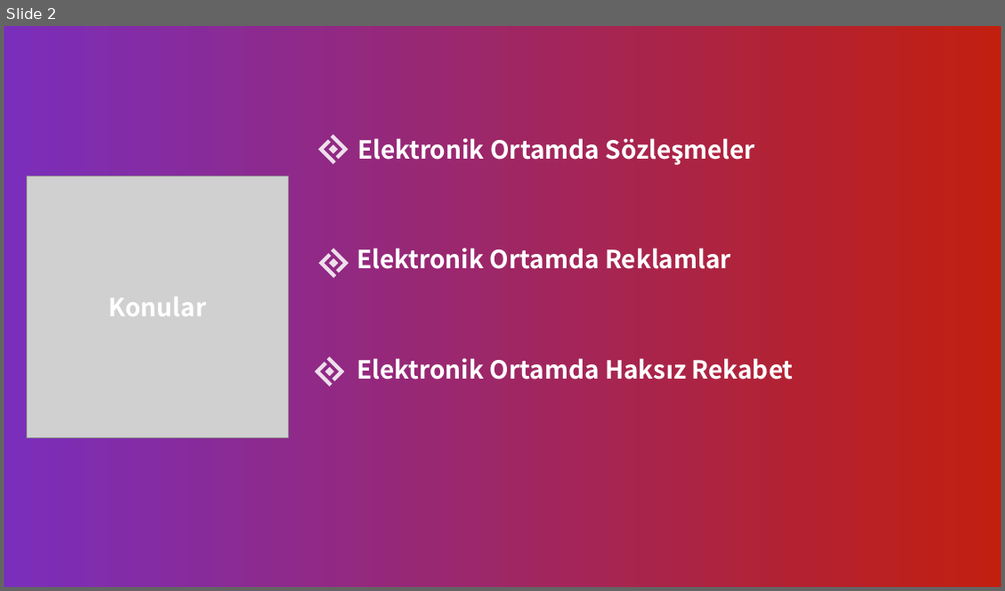
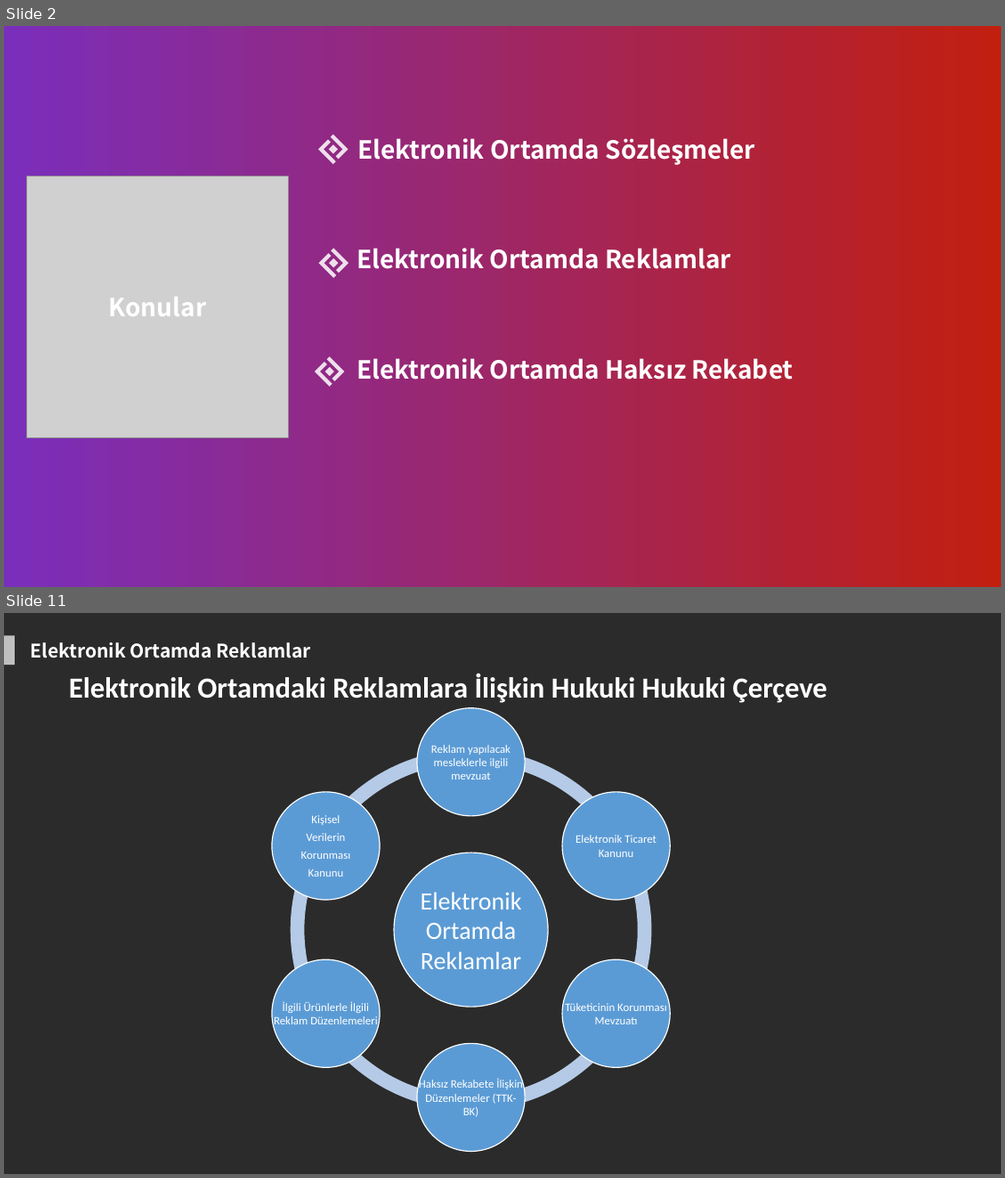
Before and after one commit to zafer-sn/MOS108-Bilisim-Hukuku, a slide deck: Hafta6/Hafta6.pptx. Shown one above the other, each under a label of ours: slide 2 before the commit, slides 2 and 11 after it; the slides between them are not shown. The pictures are 1005x591 and 1005x1178 pixels, drawn with LibreOffice and Linux fonts; fonts in the diff are those of the drawing; grey boxes stand for pictures; background and template pictures are left out; a plain dark background stands for a picture behind light text. Boxes give left, top, right and bottom in pixels: in the first picture for what was removed or moved away, otherwise in the second. Text is boxed around its words. In the diff, an @@ line names an element or a change of style, - is before the commit and + after.

```diff
--- a/Hafta6/Hafta6.pptx
+++ b/Hafta6/Hafta6.pptx
@@ slide 11 added at (4, 613, 1001, 1174), background picture (left out) @@
@@ rectangle added at (4, 635, 15, 665), fill #FFFFFF at 70% opacity @@
@@ text added at (31, 642, 311, 658), 18 pt, text #FFFFFF, bold @@
+Elektronik Ortamda Reklamlar
@@ text added at (69, 674, 827, 703), 28 pt, text #FFFFFF, bold @@
+Elektronik Ortamdaki Reklamlara İlişkin Hukuki Hukuki Çerçeve
@@ group added at (272, 708, 671, 1151): 7 ellipses, 7 texts, 6 arch (boxed as its full ring)s @@
+Elektronik Ortamda Reklamlar
+Reklam yapılacak mesleklerle ilgili mevzuat
+Elektronik Ticaret Kanunu
+Tüketicinin Korunması Mevzuatı
+Haksız Rekabete İlişkin Düzenlemeler (TTK-BK)
+İlgili Ürünlerle İlgili Reklam Düzenlemeleri
+Kişisel
+Verilerin
+Korunması
+Kanunu
```
Also in this commit, not shown: 3 slides changed, 21 other slides added, 29 slides removed, 1 other file.
